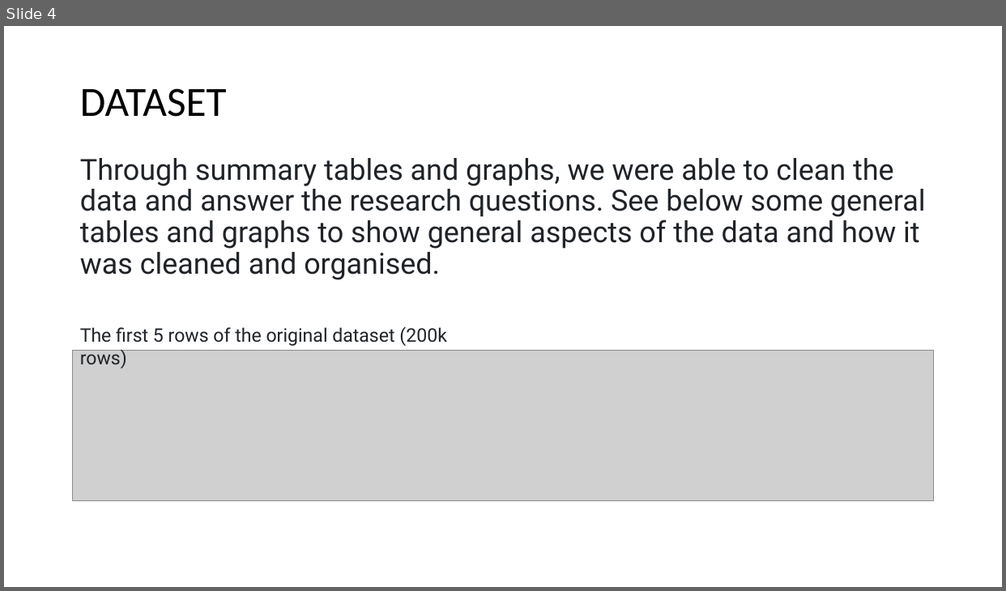
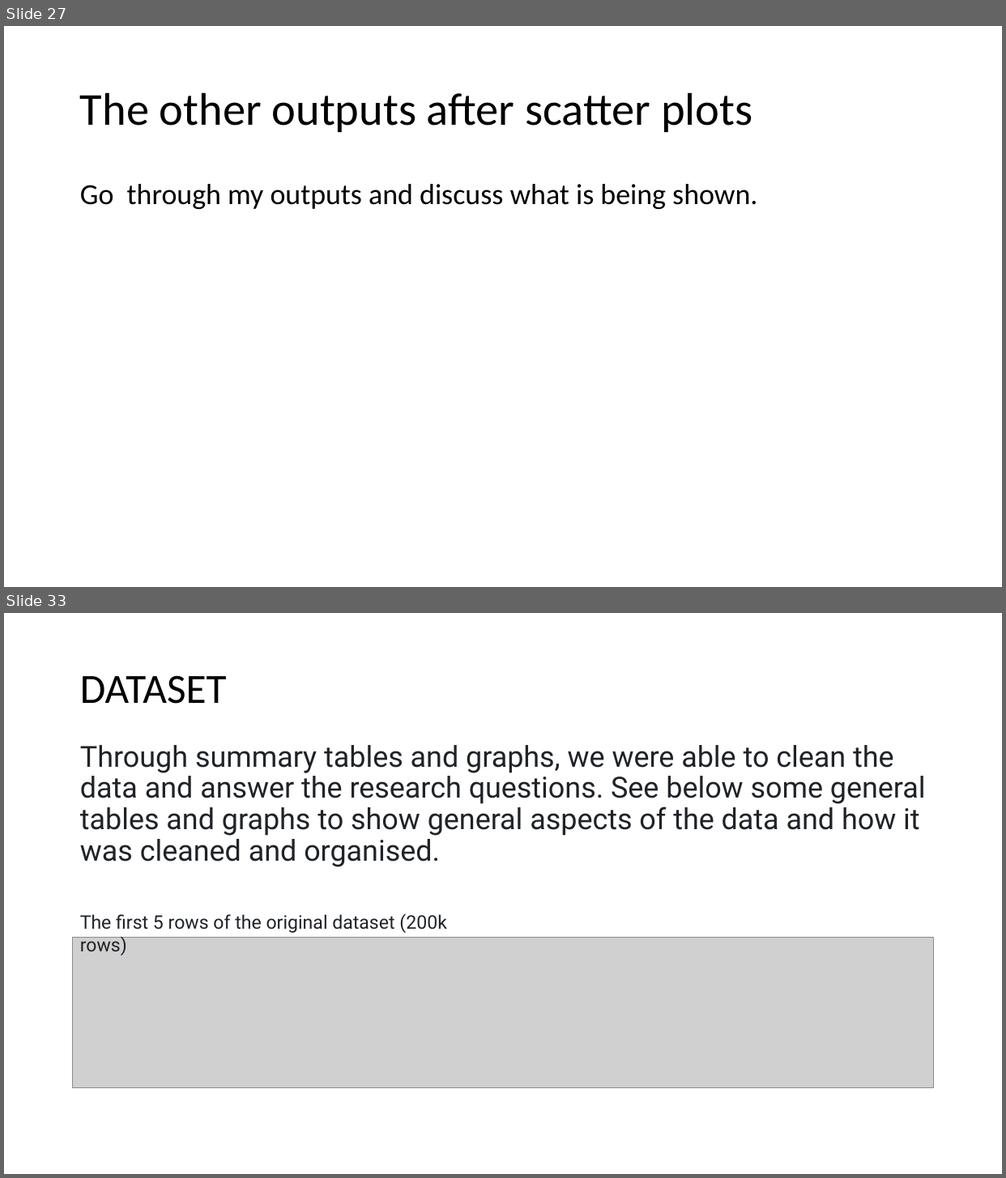
Before and after one commit to leedavidarmstrong/project-one, a slide deck: Characterisation_of_Uber_usage.pptx. Shown one above the other, each under a label of ours: slide 4 before the commit, slides 27 and 33 after it; the slides between them are not shown. The pictures are 1006x591 and 1006x1178 pixels, drawn with LibreOffice and Linux fonts; fonts in the diff are those of the drawing; grey boxes stand for pictures. Boxes give left, top, right and bottom in pixels: in the first picture for what was removed or moved away, otherwise in the second. Text is boxed around its words. In the diff, an @@ line names an element or a change of style, - is before the commit and + after.

```diff
--- a/Characterisation_of_Uber_usage.pptx
+++ b/Characterisation_of_Uber_usage.pptx
@@ slide 27 added at bbox=[4, 26, 1002, 587], background #FFFFFF @@
@@ title added at bbox=[80, 92, 752, 132], 44 pt, text #000000 @@
+The other outputs after scatter plots
@@ text added at bbox=[80, 184, 757, 209], 28 pt, text #000000 @@
+Go through my outputs and discuss what is being shown.
@@ what was slide 4 is now slide 33 @@
```
Also in this commit, not shown: 2 slides changed, 32 other slides added.
